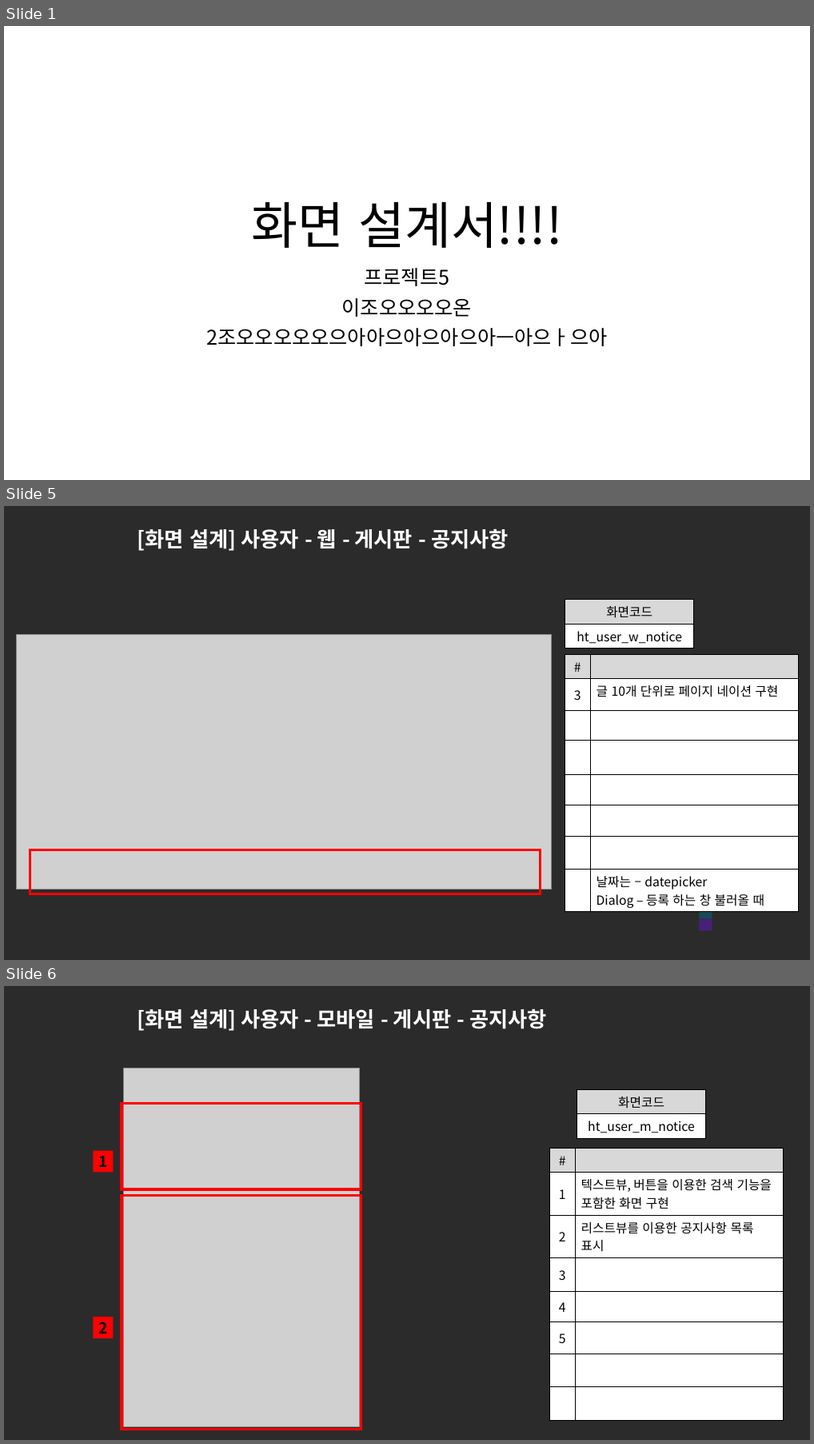
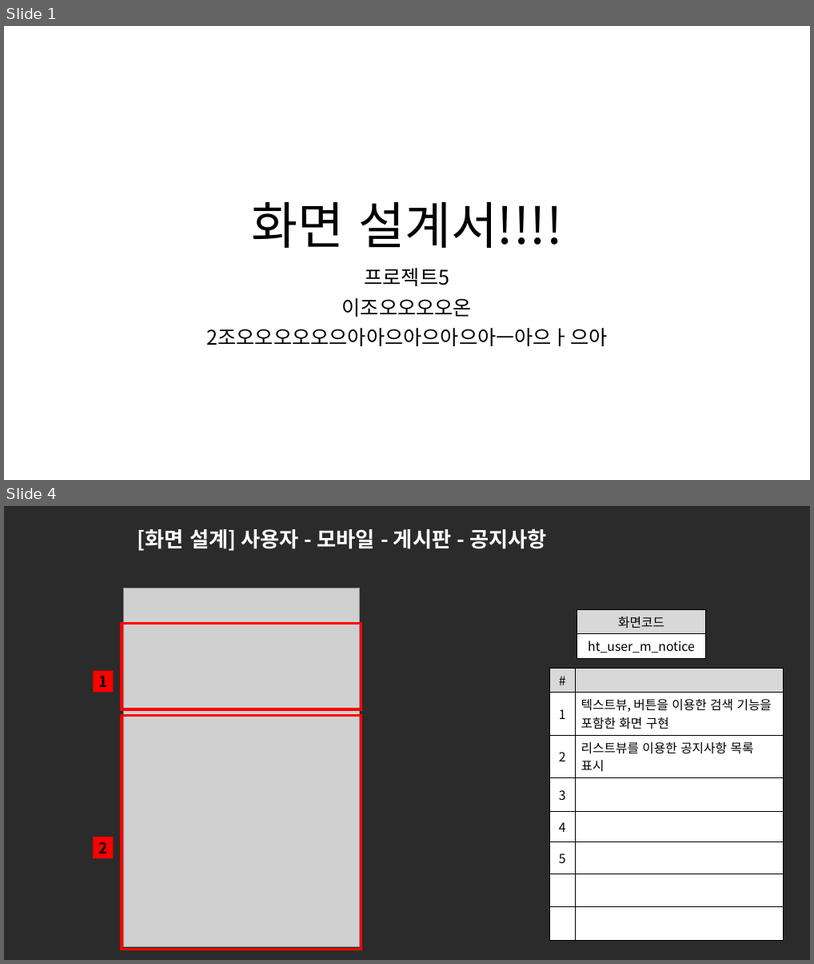
Before and after one commit to ezenteam2/e-Zone, a slide deck: 0 발표용 파워포인트/0424 4차발표/0424 project05 - 파워포인트 - 현태.pptx. Shown one above the other, each under a label of ours: slides 1, 5 and 6 before the commit, slides 1 and 4 after it; the slides between them are not shown. The pictures are 814x1444 and 814x964 pixels, drawn with LibreOffice and Linux fonts; fonts in the diff are those of the drawing; grey boxes stand for pictures; background and template pictures are left out; a plain dark background stands for a picture behind light text. Boxes give left, top, right and bottom in pixels: in the first picture for what was removed or moved away, otherwise in the second. Text is boxed around its words. In the diff, an @@ line names an element or a change of style, - is before the commit and + after.

```diff
--- a/0 발표용 파워포인트/0424 4차발표/0424 project05 - 파워포인트 - 현태.pptx
+++ b/0 발표용 파워포인트/0424 4차발표/0424 project05 - 파워포인트 - 현태.pptx
@@ slide 5 removed at <box>4,506,810,960</box>, background picture (left out) @@
@@ title removed at <box>138,529,508,551</box> @@
-[화면 설계] 사용자 - 웹 - 게시판 - 공지사항
@@ table removed at <box>566,599,694,647</box>, 2 rows, 1 columns @@
-화면코드
-ht_user_w_notice
@@ picture removed at <box>16,634,552,889</box> @@
@@ table removed at <box>566,654,799,911</box>, 8 rows, 2 columns @@
-# | 
-3 | 글 10개 단위로 페이지 네이션 구현
- | 
- | 
- | 
- | 
- | 
- | 날짜는 – datepicker / Dialog – 등록 하는 창 불러올 때
@@ rectangle removed at <box>30,850,541,894</box> @@
@@ rectangle removed at <box>700,895,712,907</box> @@
@@ rectangle removed at <box>700,907,712,919</box> @@
@@ rectangle removed at <box>700,919,712,931</box> @@
@@ what was slide 6 is now slide 4 @@
```
Also in this commit, not shown: 9 slides changed, 1 other slide removed.
